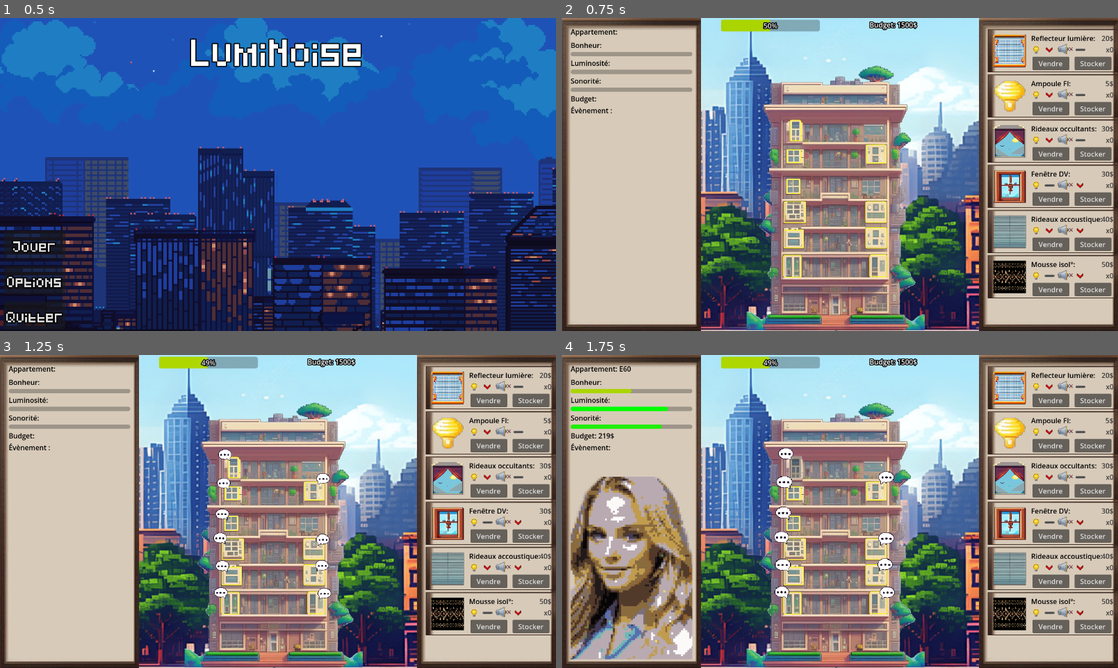
Above: before the commit, frames 1-4 (two rows, left to right).
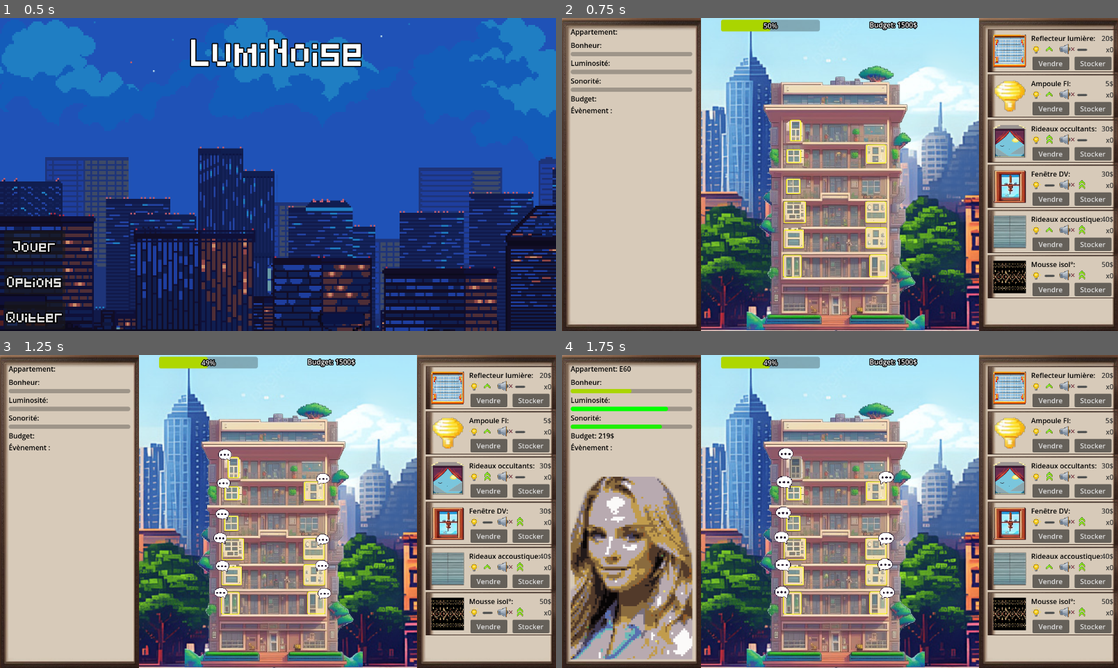
Above: after the commit, the same moments.

Repository: Ranger1986/jeuserieux
Game: Godot game, scene res://Scene/menu.tscn
Same seed, same stepped clock (60 frames per second), same inputs: the game is played once before the commit and once after it.
Inputs (mouse positions are in pixels of both pictures, inside the frame that each line leads up to):
- Up to frame 1 (0.5 s): no input
- Up to frame 2 (0.75 s): click "Jouer" at 0.5 s
- Up to frame 3 (1.25 s): no input
- Up to frame 4 (1.75 s): click (795, 467) at 1.25 s

Frame 1 is identical in both runs. In frame 2, 0.5% of the frame differs, in the area x 87-95%, y 8-84%; in frame 3, 0.5%; in frame 4, 0.5%, in the area x 8-95%, y 8-84%.

Commit message:
Add : affichage des icones dans les events et Fix : icones dans les descriptions d'items

Diff:
--- a/Scene/item.tscn
+++ b/Scene/item.tscn
@@ -99,6 +99,10 @@
 size_flags_horizontal = 0
 expand_mode = 3
 
+[node name="separateur" type="TextureRect" parent="TextureRect/HBoxContainer"]
+layout_mode = 2
+expand_mode = 3
+
 [node name="sound_icon" type="TextureRect" parent="TextureRect/HBoxContainer"]
 custom_minimum_size = Vector2(25, 25)
 layout_mode = 2
--- a/Scene/main_frame.tscn
+++ b/Scene/main_frame.tscn
@@ -7,6 +7,8 @@
 [ext_resource type="LabelSettings" uid="uid://bgwsbx7eh8akm" path="res://Assets/blackFont.tres" id="5_4k1jm"]
 [ext_resource type="Texture2D" uid="uid://dn4sxh2i2c603" path="res://Assets/parchemin.png" id="5_8ns8c"]
 [ext_resource type="Script" path="res://Scripts/bar.gd" id="6_pco5y"]
+[ext_resource type="Texture2D" uid="uid://bbjxviqb0kcg4" path="res://Assets/icone_light.png" id="7_gtxey"]
+[ext_resource type="Texture2D" uid="uid://bxgv8mc4usa7q" path="res://Assets/icone_sound.png" id="8_jecwc"]
 
 [sub_resource type="LabelSettings" id="LabelSettings_t2cfg"]
 font_color = Color(0, 0, 0, 1)
@@ -122,6 +124,36 @@
 text = "Évènement :"
 label_settings = ExtResource("5_4k1jm")
 
+[node name="HboxConsequences" type="HBoxContainer" parent="FoyerDisplay/FoyerContainer/EventLabel"]
+layout_mode = 0
+offset_left = 127.0
+offset_top = -4.0
+offset_right = 270.0
+offset_bottom = 36.0
+scale = Vector2(0.8, 0.8)
+
+[node name="LightConsequences" type="TextureRect" parent="FoyerDisplay/FoyerContainer/EventLabel/HboxConsequences"]
+visible = false
+layout_mode = 2
+texture = ExtResource("7_gtxey")
+expand_mode = 3
+
+[node name="LightPowerConsequences" type="TextureRect" parent="FoyerDisplay/FoyerContainer/EventLabel/HboxConsequences"]
+visible = false
+layout_mode = 2
+expand_mode = 3
+
+[node name="SoundConsequences" type="TextureRect" parent="FoyerDisplay/FoyerContainer/EventLabel/HboxConsequences"]
+visible = false
+layout_mode = 2
+texture = ExtResource("8_jecwc")
+expand_mode = 3
+
+[node name="SoundPowerConsequences" type="TextureRect" parent="FoyerDisplay/FoyerContainer/EventLabel/HboxConsequences"]
+visible = false
+layout_mode = 2
+expand_mode = 3
+
 [node name="ImgHab" type="TextureRect" parent="FoyerDisplay/FoyerContainer"]
 layout_mode = 2
 size_flags_vertical = 10
--- a/Scripts/foyer.gd
+++ b/Scripts/foyer.gd
@@ -14,6 +14,7 @@
 var son : float
 var budget
 var image : ImageTexture
+var event_type = -1 # -1 etat par defaut : on affiche rien
 var event_message = ""
 
 var items: Array
@@ -76,9 +77,18 @@
 	budget = budget + randi_range(0, 15)
 
 func _on_alea_timer_timeout() -> void:
-	var event_type = randi() % 3  # 0 pour lumière, 1 pour bruit, 2 pour les deux
+	event_type = randi() % 3  # 0 pour lumière, 1 pour bruit, 2 pour les deux
 	var incr = randf_range(0, 10)
-	var event_label : Label
+
+	var light_power_icon = get_node("../../FoyerDisplay/FoyerContainer/EventLabel/HboxConsequences/LightPowerConsequences")
+	var sound_power_icon = get_node("../../FoyerDisplay/FoyerContainer/EventLabel/HboxConsequences/SoundPowerConsequences")
+
+	if(incr > 5):
+		light_power_icon.texture = preload("res://Assets/down2.png")
+		light_power_icon.texture = preload("res://Assets/down2.png")
+	else:
+		sound_power_icon.texture = preload("res://Assets/down1.png")
+		sound_power_icon.texture = preload("res://Assets/down1.png")
 
 	match event_type:
 		0:
@@ -89,7 +99,7 @@
 				"Les voisins allument \nun projecteur, baignant la pièce \ndans une lumière vive",
 				"Une enseigne néon à \nl'extérieur brille intensément, \néclairant votre appartement"
 			]
-			event_message = light_events[randi() % light_events.size()] + " \n" + "Conséquences : +" + String("%.2f" % incr) + " de luminosité"
+			event_message = light_events[randi() % light_events.size()] + " \n" + "Conséquences :"
 
 		1:
 			# MAJ bruit - sources de bruit diverses
@@ -99,7 +109,7 @@
 				"Un camion poubelle \npasse en faisant un bruit \nassourdissant",
 				"Les voisins organisent \nune fête bruyante dans leur \nappartement"
 			]
-			event_message = noise_events[randi() % noise_events.size()] + " \n" + "Conséquences : +" + String("%.2f" % incr) + " de bruit"
+			event_message = noise_events[randi() % noise_events.size()] + " \n" + "Conséquences :"
 
 		2:
 			# MAJ luminosité et bruit - événements combinés
@@ -110,7 +120,7 @@
 				"Un éclair illumine \nbrièvement le ciel, suivi d'un \ngrondement de tonnerre",
 				"Les ouvriers installent \nde nouvelles lampes en faisant \nbeaucoup de bruit"
 			]
-			event_message = combined_events[randi() % combined_events.size()] + " \n" + "Conséquences : +" + String("%.2f" % incr) + " de lumière et \nde bruit"
+			event_message = combined_events[randi() % combined_events.size()] + " \n" + "Conséquences :"
 
 	bonheur -= (luminosite + son) / 5 / 10
 
--- a/Scripts/start.gd
+++ b/Scripts/start.gd
@@ -44,7 +44,38 @@
 	find_child("SonBar").value = foyer.son
 	find_child("BudLabel").text="Budget: " + str(foyer.budget) +"$"
 	find_child("ImgHab").texture = foyer.image
-	find_child("EventLabel").text = "Évènement: " + str(foyer.event_message)
+
+	var icone_light_event = find_child("EventLabel").find_child("LightConsequences")
+	var icone_power_light_event = find_child("EventLabel").find_child("LightPowerConsequences")
+
+	var icone_sound_event = find_child("EventLabel").find_child("SoundConsequences")
+	var icone_power_sound_event = find_child("EventLabel").find_child("SoundPowerConsequences")
+
+	if(foyer.event_type != -1): # si l'event existe
+		var event_label = find_child("EventLabel")
+		event_label.text = "Évènement : " + str(foyer.event_message)
+		var pos_event_message = event_label.get_rect()
+		event_label.find_child("HboxConsequences").position.y = pos_event_message.size.y - 26
+		if(foyer.event_type == 0): # event lumiere
+			icone_light_event.show()
+			icone_power_light_event.show()
+			icone_sound_event.hide()
+			icone_power_sound_event.hide()
+		else: if(foyer.event_type == 1): #event son
+			icone_light_event.hide()
+			icone_power_light_event.hide()
+			icone_sound_event.show()
+			icone_power_sound_event.show()
+		else: if(foyer.event_type == 2): # event son et lumiere
+			icone_light_event.show()
+			icone_power_light_event.show()
+			icone_sound_event.show()
+			icone_power_sound_event.show()
+	else: # pas d'event
+		icone_light_event.hide()
+		icone_power_light_event.hide()
+		icone_sound_event.hide()
+		icone_power_sound_event.hide()
 
 func _process(_delta: float) -> void:
 	budget_player_label.text = "Budget: " + str(budget_player) + "$"
--- a/Scripts/store_item.gd
+++ b/Scripts/store_item.gd
@@ -37,27 +37,27 @@
 	icone_power_light = find_child("power_light")
 	icone_power_sound = find_child("power_sound")
 
-	if(item.lumProt <= -12.5):
-		icone_power_light.texture = load("res://Assets/up2.png")
+	if(item.lumProt <= -4):
+		icone_power_light.texture = load("res://Assets/down2.png")
 	else: if(item.lumProt < 0):
-		icone_power_light.texture = load("res://Assets/up1.png")
+		icone_power_light.texture = load("res://Assets/down1.png")
 	else: if(item.lumProt == 0):
 		icone_power_light.texture = load("res://Assets/neutre.png")
-	else: if(item.lumProt <= 12.5):
-		icone_power_light.texture = load("res://Assets/down1.png")
+	else: if(item.lumProt < 4):
+		icone_power_light.texture = load("res://Assets/up1.png")
 	else:
-		icone_power_light.texture = load("res://Assets/down2.png")
+		icone_power_light.texture = load("res://Assets/up2.png")
 
-	if(item.noiseProt <= -12.5):
-		icone_power_sound.texture = load("res://Assets/up2.png")
+	if(item.noiseProt <= -4):
+		icone_power_sound.texture = load("res://Assets/down2.png")
 	else: if(item.noiseProt < 0):
-		icone_power_sound.texture = load("res://Assets/up1.png")
+		icone_power_sound.texture = load("res://Assets/down1.png")
 	else: if(item.noiseProt == 0):
 		icone_power_sound.texture = load("res://Assets/neutre.png")
-	else: if(item.noiseProt <= 12.5):
-		icone_power_sound.texture = load("res://Assets/down1.png")
+	else: if(item.noiseProt < 4):
+		icone_power_sound.texture = load("res://Assets/up1.png")
 	else:
-		icone_power_sound.texture = load("res://Assets/down2.png")
+		icone_power_sound.texture = load("res://Assets/up2.png")
 
 	if item.hide:
 		hide();
Not shown: 1 places in Scene/main_frame.tscn that only renumber resources
